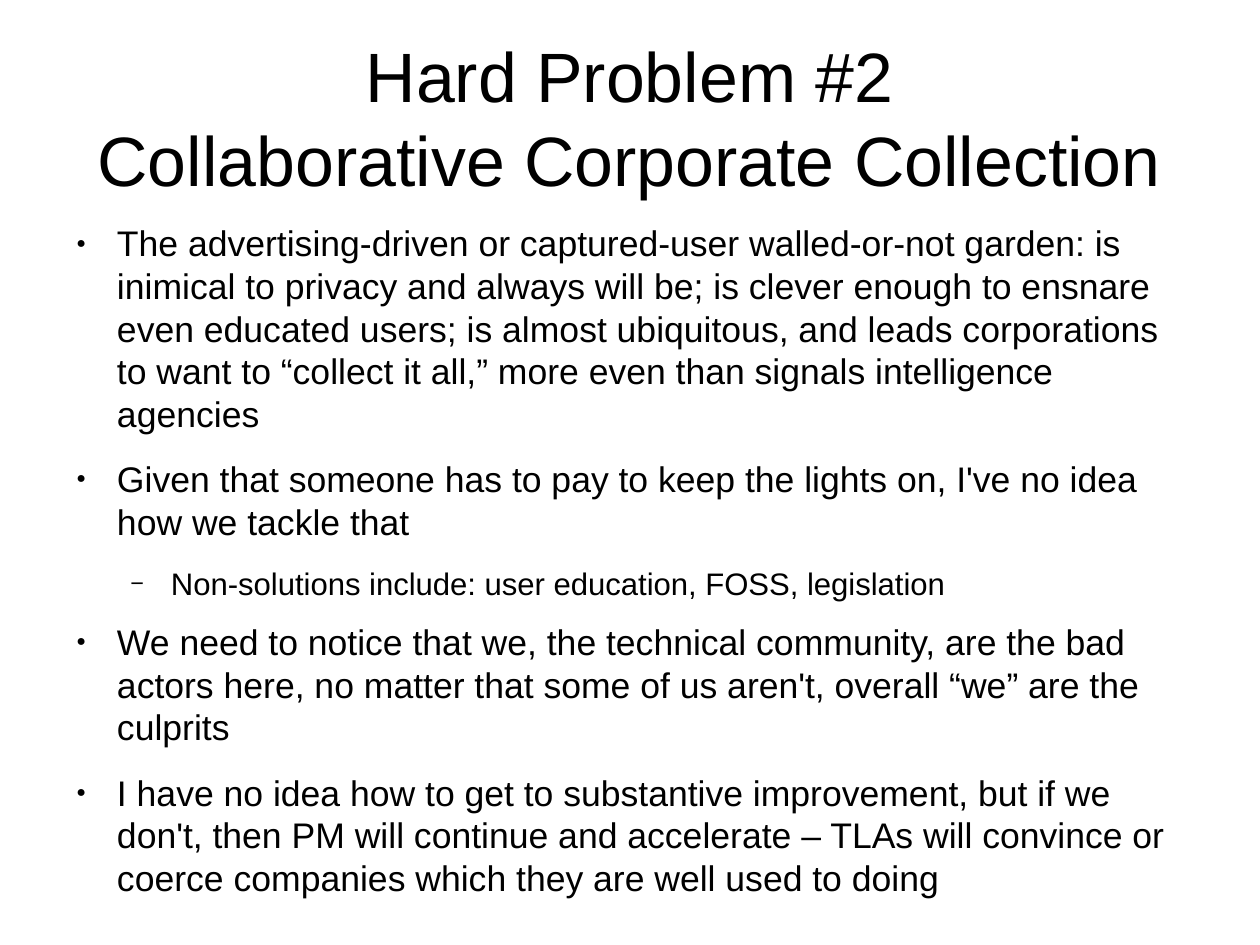
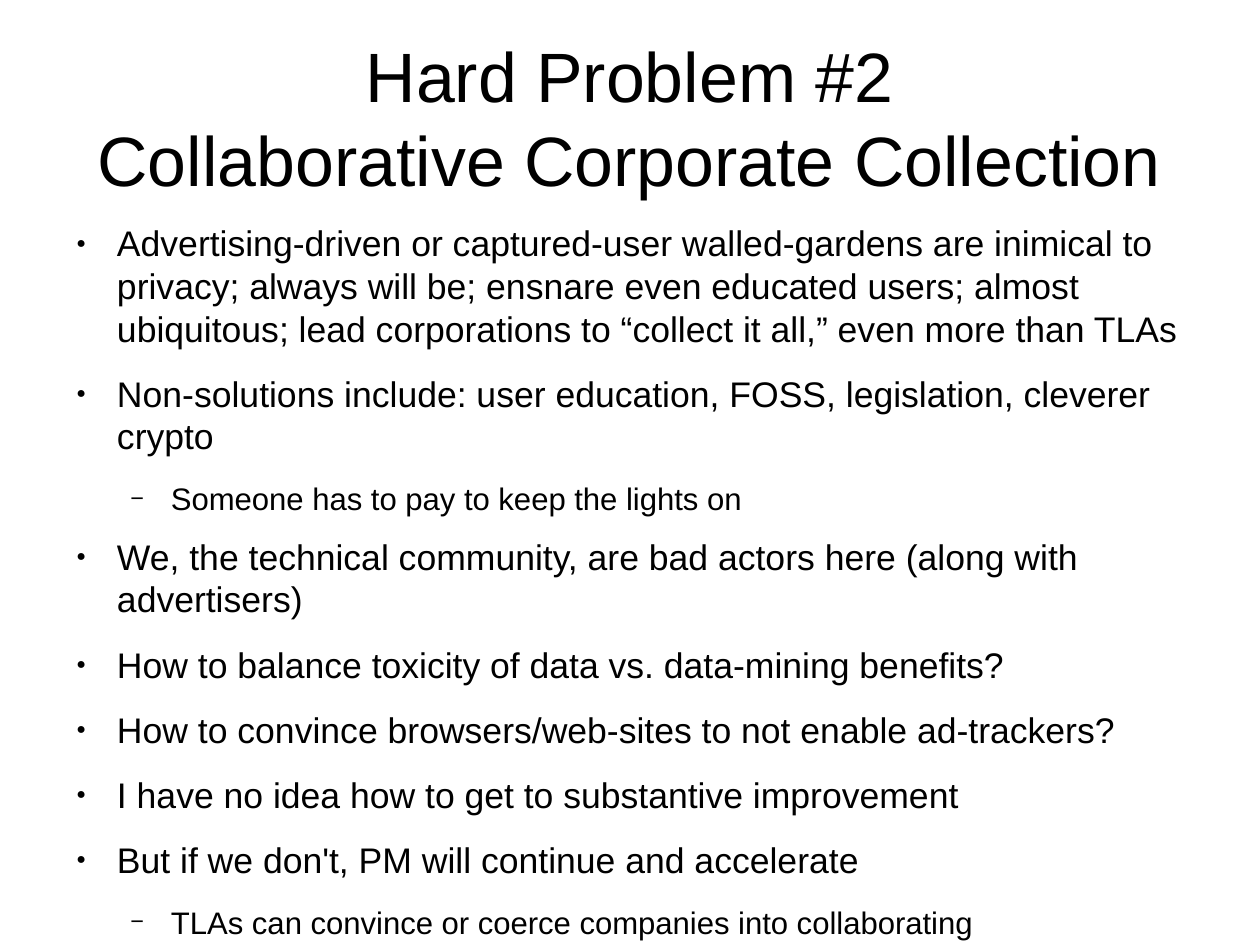
Before and after one commit to sftcd/cs7053, a slide deck: slide 21 of 2016lectures/08-snodownia.odp. Drawn at 1260x945 pixels with LibreOffice and Linux fonts; fonts in the diff are those of the drawing; background and template pictures are left out. Boxes give left, top, right and bottom in pixels: in the first picture for what was removed or moved away, otherwise in the second. Text is boxed around its words. In the diff, an @@ line names an element or a change of style, - is before the commit and + after.

```diff
--- a/2016lectures/08-snodownia.odp
+++ b/2016lectures/08-snodownia.odp
@@ text at (x1=117, y1=230, x2=1177, y2=940): text changed @@
-● The advertising-driven or captured-user walled-or-not garden: is inimical to privacy and always will be; is clever enough to ensnare even educated users; is almost ubiquitous, and leads corporations to want to “collect it all,” more even than signals intelligence agencies
-● Given that someone has to pay to keep the lights on, I've no idea how we tackle that
-  − Non-solutions include: user education, FOSS, legislation
-● We need to notice that we, the technical community, are the bad actors here, no matter that some of us aren't, overall “we” are the culprits
-● I have no idea how to get to substantive improvement, but if we don't, then PM will continue and accelerate – TLAs will convince or coerce companies which they are well used to doing
+● Advertising-driven or captured-user walled-gardens are inimical to privacy; always will be; ensnare even educated users; almost ubiquitous; lead corporations to “collect it all,” even more than TLAs
+● Non-solutions include: user education, FOSS, legislation, cleverer crypto
+  − Someone has to pay to keep the lights on
+● We, the technical community, are bad actors here (along with advertisers)
+● How to balance toxicity of data vs. data-mining benefits?
+● How to convince browsers/web-sites to not enable ad-trackers?
+● I have no idea how to get to substantive improvement
+● But if we don't, PM will continue and accelerate
+  − TLAs can convince or coerce companies into collaborating
```
Also in this commit, not shown: 7 other slides changed, 1 other file.
